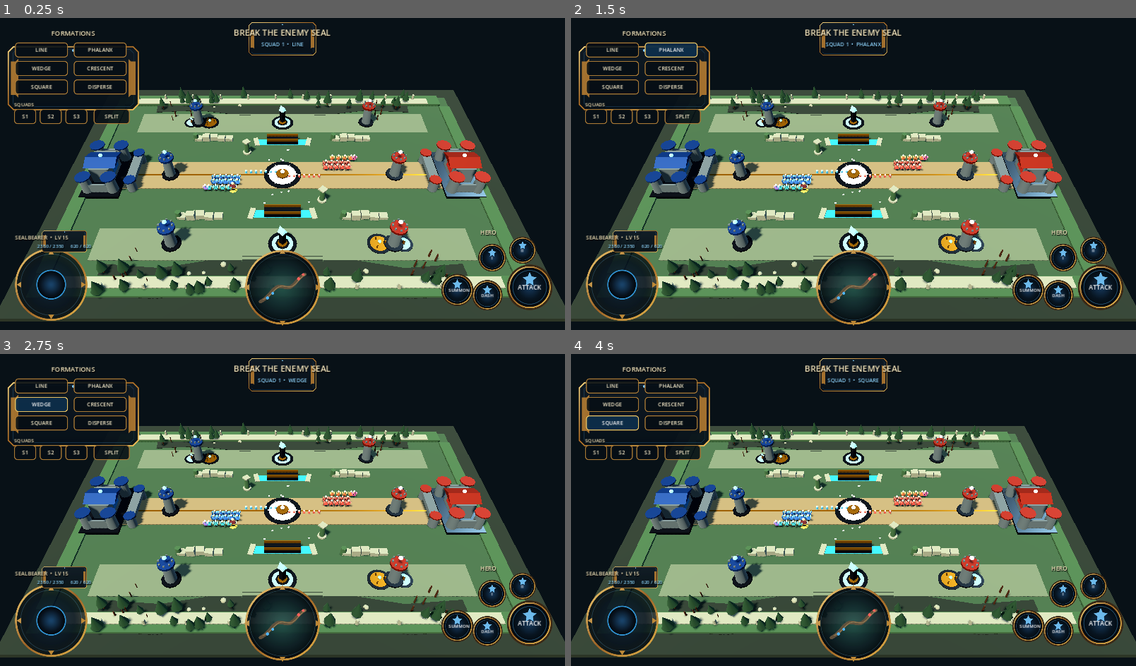
Above: before the commit, frames 1-4 (two rows, left to right).
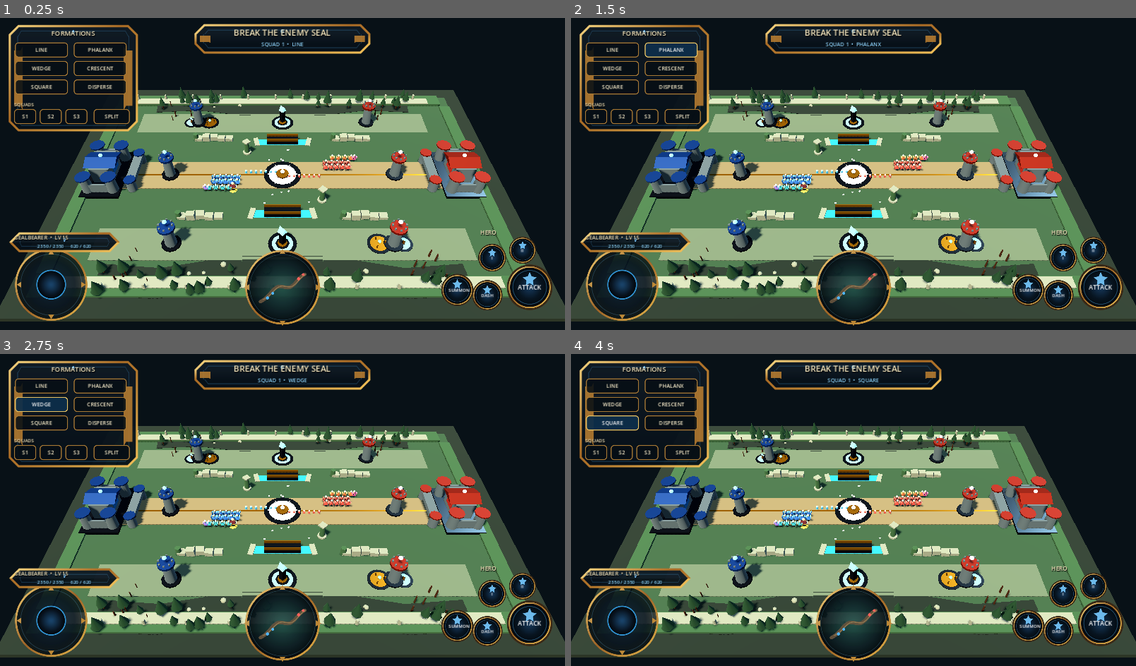
Above: after the commit, the same moments.

Repository: heliossamuelhernandezreyes/Closeseal
Game: Godot game, scene res://src/prototype/greybox_battlefield.tscn
Two runs of this game, one before a commit and one after it. Both use one fixed random seed, a clock stepped at 60 frames per second and the inputs below.
Inputs:
- Up to frame 1 (0.25 s): no input
- Up to frame 2 (1.5 s): click "LINE" at 0.5 s; click "PHALANX" at 1.25 s
- Up to frame 3 (2.75 s): click "WEDGE" at 2 s
- Up to frame 4 (4 s): click "CRESCENT" at 2.75 s; click "SQUARE" at 3.5 s

The runs differ from the first frame. In frame 1, 3.2% of the frame differs, in the area x 1-66%, y 1-76%; in frame 2, 3.2%; in frame 3, 3.2%; in frame 4, 3.2%.

Commit message:
Adapt ornate HUD panels with nine-patch layout

Diff:
--- a/src/prototype/tactical_hud.gd
+++ b/src/prototype/tactical_hud.gd
@@ -94,7 +94,17 @@
     parent.add_child(root)
     root.position = pos
     root.size = size_
-    _tex(root, panel_tex, Vector2.ZERO, size_)
+    var art := NinePatchRect.new()
+    art.texture = panel_tex
+    art.mouse_filter = Control.MOUSE_FILTER_IGNORE
+    art.custom_minimum_size = Vector2.ZERO
+    art.set_patch_margin(SIDE_LEFT, 28)
+    art.set_patch_margin(SIDE_TOP, 28)
+    art.set_patch_margin(SIDE_RIGHT, 28)
+    art.set_patch_margin(SIDE_BOTTOM, 28)
+    root.add_child(art)
+    art.position = Vector2.ZERO
+    art.size = size_
     return root
 
 func _build_hud() -> void:
